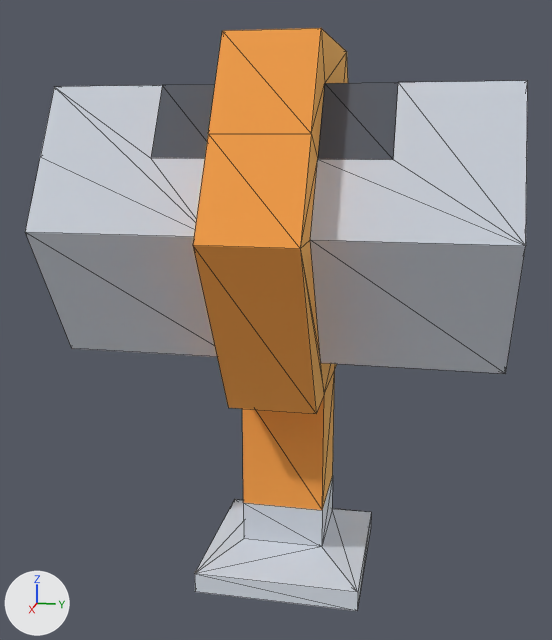
Before and after pictures for a commit that changed the glTF model island-race/import/kenney-space-kit/pipe_ringHigh.glb.
Rendered twice from a 50 mm camera at (3.807, -1.175, 1.103) aimed at (2.006, -1.535, 0.652). The lights are fixed; the arrows at lower left show +X, +Y and +Z. The picture after the commit comes second. Mesh edges are drawn as thin lines. Where no turn or scale is listed for an object, it has been applied to the vertices. Vertices at exactly the same position are counted once.

The scene before the commit, as lines of its bpy script (objects in view):
```python
me_mesh_pipe_ringhigh = bpy.data.meshes.new('Mesh pipe_ringHigh')
me_mesh_pipe_ringhigh.from_pydata(...)  # 92 vertices, 188 faces; spans x -0.462..0.462, y -0.5..0.5, z 0.0..1.3
# faces by material slot: [62, 96, 4, 12, 14]
me_mesh_pipe_ringhigh.materials.append(mat_metalred)  # orange #ffd07c
me_mesh_pipe_ringhigh.materials.append(mat_metal)  # white #edf0f5
me_mesh_pipe_ringhigh.materials.append(mat_defaultmat)  # white #ffffff
me_mesh_pipe_ringhigh.materials.append(mat_dark)  # grey #8f949e
me_mesh_pipe_ringhigh.materials.append(mat_metaldark)  # light grey #d6dbe4
ob_pipe_ringhigh = bpy.data.objects.new('pipe_ringHigh', me_mesh_pipe_ringhigh)
ob_pipe_ringhigh.location = (2.0, -1.5, 0.0)
```
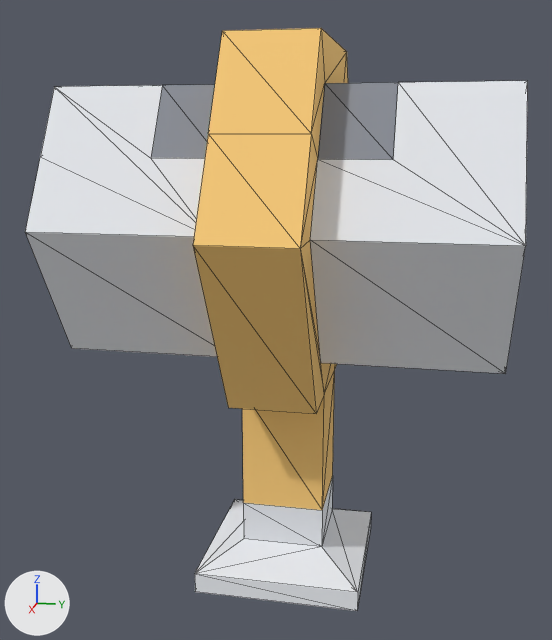
The change, as a diff of the scene's bpy script:
```diff
--- a/island-race/import/kenney-space-kit/pipe_ringHigh.glb.py
+++ b/island-race/import/kenney-space-kit/pipe_ringHigh.glb.py
@@ img_image_0 @@
+img_image_0 = load_image('Image_0', '_unpacked/Image_0', 24, 16, 'sRGB')
@@ mat_palette @@
+mat_palette = principled_material('palette')
+mat_palette.texture = img_image_0
+mat_palette.roughness = 1.0
@@ me_mesh_pipe_ringhigh @@
 me_mesh_pipe_ringhigh.from_pydata(...)  # 92 vertices, 188 faces; spans x -0.462..0.462, y -0.5..0.5, z 0.0..1.3
 # used by ob_pipe_ringhigh; location = (2.0, -1.5, 0.0)
-me_mesh_pipe_ringhigh.materials.append(mat_defaultmat)  # white #ffffff
-me_mesh_pipe_ringhigh.materials.append(mat_metaldark)  # light grey #d6dbe4
+# me_mesh_pipe_ringhigh part 1: all 62 faces that had it switch from mat_metalred (orange #ffd07c) to mat_palette (picture img_image_0)
+# me_mesh_pipe_ringhigh part 2: all 96 faces that had it switch from mat_metal (white #edf0f5) to mat_palette (picture img_image_0)
+# me_mesh_pipe_ringhigh part 3: all 12 faces that had it switch from mat_dark (grey #8f949e) to mat_palette (picture img_image_0)
+# me_mesh_pipe_ringhigh part 4: texture (UV) coordinates of 188 of 188 faces, centred in x -0.423..0.423, y -0.5..0.5, z 0.0..1.3, changed; they spanned u -19.69..19.69, v -19.69..51.18 and now span u 0.17..0.83, v 0.25..0.75
@@ ob_tmpparent @@
-ob_tmpparent = bpy.data.objects.new('tmpParent', None)
-ob_tmpparent.location = (0.0, 0.0, 0.0)
```

Where the change shows, as pixel boxes (x1, y1, x2, y2) in the pictures (552 x 640 px):
'pipe_ringHigh', recoloured, surface changed
    both: (25, 28, 528, 611)
part 1 of me_mesh_pipe_ringhigh, recoloured
    both: (193, 28, 348, 510)
part 2 of me_mesh_pipe_ringhigh, recoloured
    both: (25, 81, 528, 611)
part 3 of me_mesh_pipe_ringhigh, recoloured (lighter)
    both: (151, 82, 398, 160)
part 4 of me_mesh_pipe_ringhigh, surface changed
    both: (25, 28, 528, 611)
